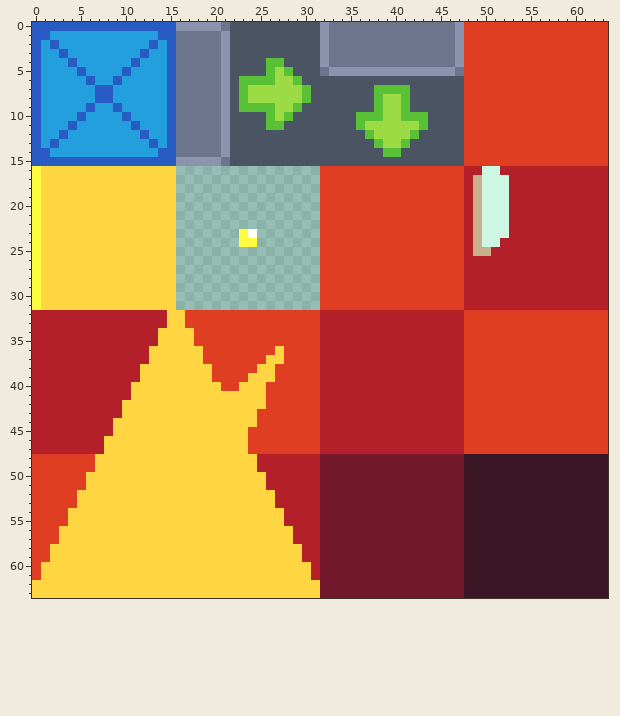
One commit to this pixel-art file: assets/aseprite/test-tilemap.aseprite. Above is the file before it was changed.
64x64 pixels, 1 frame.
Once edited:
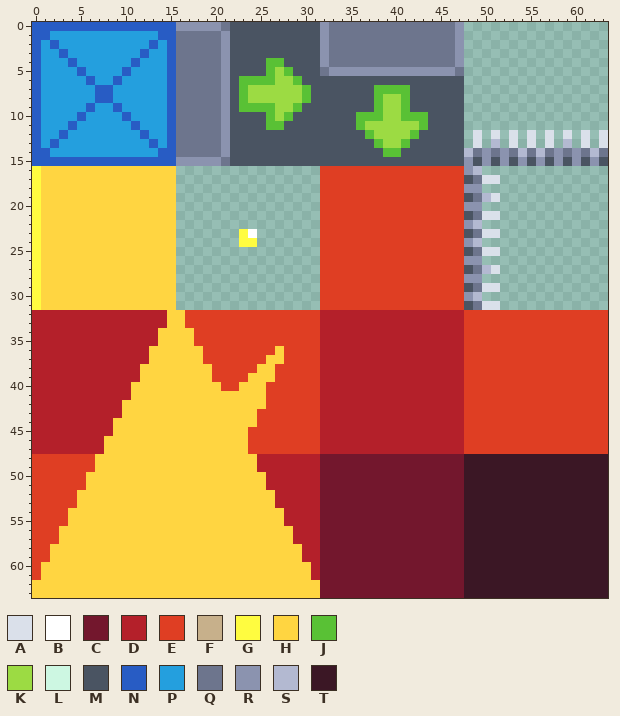
Palette (. is transparent): A #dae0ea  B #ffffff  C #73172d  D #b4202a  E #df3e23  F #c7b08b  G #fffc40  H #ffd541  J #59c135  K #9cdb43  L #cdf7e2  M #4a5462  N #285cc4  P #249fde  Q #6d758d  R #8b93af  S #b3b9d1  T #3b1725
Change:
layer "TEst" removed
Layers "Tiles", "BG":
Colour D becomes colour A in row 25 at x 51; in row 27 at x 51; in row 29 at x 50 to 51; in row 31 at x 50 to 51.
Colour E becomes colour A in row 12 at x 49, 51, 53, 55, 57, 59, 61 and 63; in row 13 at x 49, 53, 55, 57, 61 and 63.
Colour F becomes colour A in row 25 at x 50.
Colour L becomes colour A in row 17 at x 50 to 51; in row 19 at x 51; in row 21 at x 50 to 51; in row 23 at x 50 to 51.
Colour D becomes colour M in row 17 at x 48; in row 19 at x 48; in row 21 at x 48; in row 23 at x 48; in row 25 at x 48; in row 27 at x 48.
Colour D becomes colour M in row 29 at x 48; in row 31 at x 48.
Colour E becomes colour M in row 15 at x 49, 51, 53, 55, 57, 59, 61 and 63.
Colour D becomes colour Q in row 27 at x 49; in row 29 at x 49; in row 31 at x 49.
Colour E becomes colour Q in row 14 at x 49, 51, 53, 55, 57, 59, 61 and 63.
Colour F becomes colour Q in row 17 at x 49; in row 19 at x 49; in row 21 at x 49; in row 23 at x 49; in row 25 at x 49.
Colour D becomes colour R in row 16 at x 48; in row 18 at x 48; in row 20 at x 48; in row 22 at x 48; in row 24 at x 48; in row 26 at x 48 to 49.
Colour D becomes colour R in row 28 at x 48 to 49; in row 30 at x 48.
Colour E becomes colour R in row 14 at x 50, 52, 58 and 60; in row 15 at x 48, 50, 52, 54, 56, 58, 60 and 62.
Colour F becomes colour R in row 18 at x 49; in row 20 at x 49.
Colour D becomes colour S in row 16 at x 49; in row 27 at x 50; in row 30 at x 49.
Colour E becomes colour S in row 13 at x 51 and 59; in row 14 at x 48, 54, 56 and 62.
Colour F becomes colour S in row 22 at x 49; in row 24 at x 49.
Colour L becomes colour S in row 19 at x 50.
The author cleared colour D in row 16 at x 52 to 63; in rows 17 to 23 at x 53 to 63; in rows 24 to 25 at x 52 to 63; in row 26 at x 50 to 63; in row 27 at x 52 to 63; in row 28 at x 50 to 63.
The author cleared colour D in row 29 at x 52 to 63; in row 30 at x 50 to 63; in row 31 at x 52 to 63.
The author cleared colour E in rows 0 to 11 at x 48 to 63; in rows 12 to 13 at x 48, 50, 52, 54, 56, 58, 60 and 62.
The author cleared colour L in row 16 at x 50 to 51; in row 17 at x 52; in row 18 at x 50 to 52; in row 19 at x 52; in row 20 at x 50 to 52; in row 21 at x 52.
The author cleared colour L in row 22 at x 50 to 52; in row 23 at x 52; in row 24 at x 50 to 51.
Where, in picture pixels (left, top, right, bottom), the same in both pictures:
changed: (464, 22, 608, 310)
